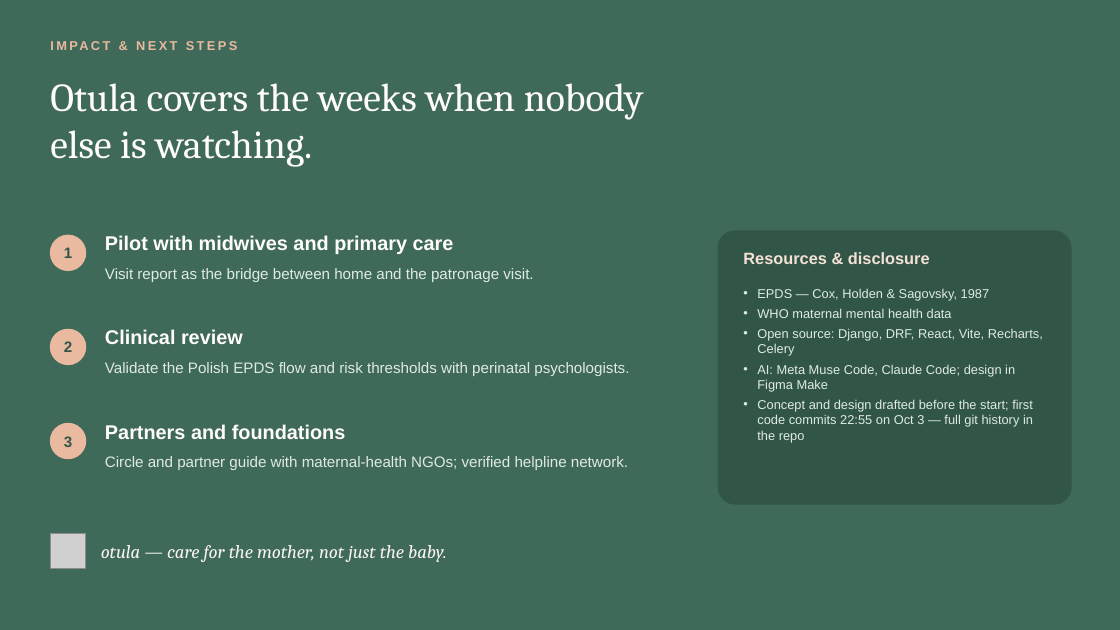
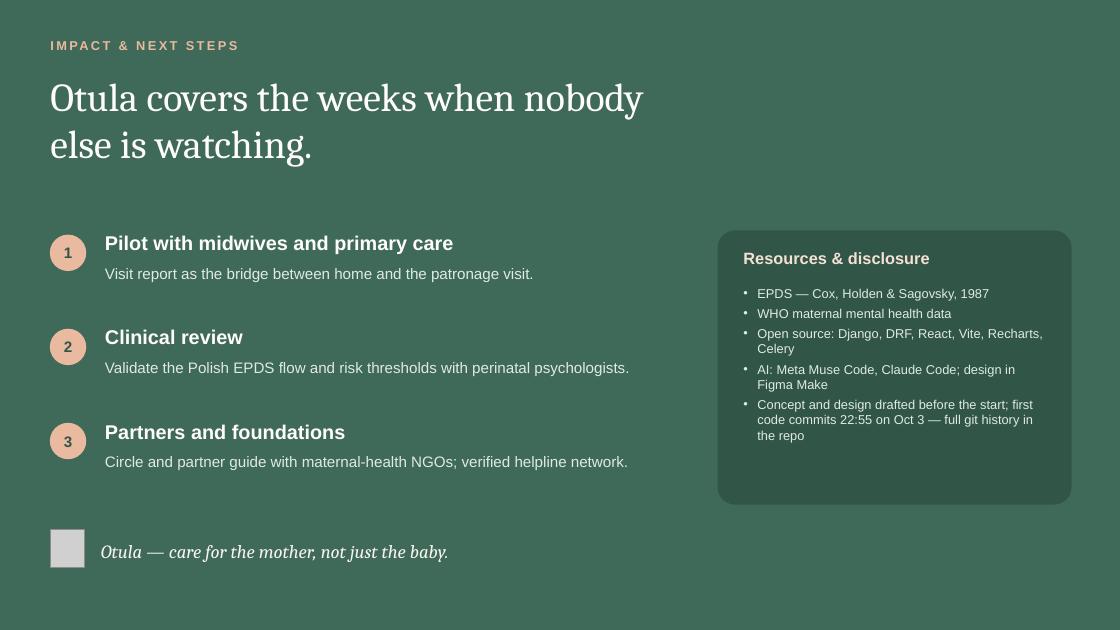
Before and after one commit to szymonglowka/shehacks2026, a slide deck: slide 10 of pitch/otula-pitch.pptx. Drawn at 1120x630 pixels with LibreOffice and Linux fonts; fonts in the diff are those of the drawing; grey boxes stand for pictures; background and template pictures are left out. Boxes give left, top, right and bottom in pixels: in the first picture for what was removed or moved away, otherwise in the second. Text is boxed around its words. In the diff, an @@ line names an element or a change of style, - is before the commit and + after.

```diff
--- a/pitch/otula-pitch.pptx
+++ b/pitch/otula-pitch.pptx
@@ picture: place and size @@
-picture at <box>50,534,86,569</box>
+picture at <box>50,529,85,568</box>
@@ text at <box>101,545,449,562</box>: text changed @@
-otula — care for the mother, not just the baby.
+Otula — care for the mother, not just the baby.
```
Also in this commit, not shown: 1 other slide changed, 48 other files.
